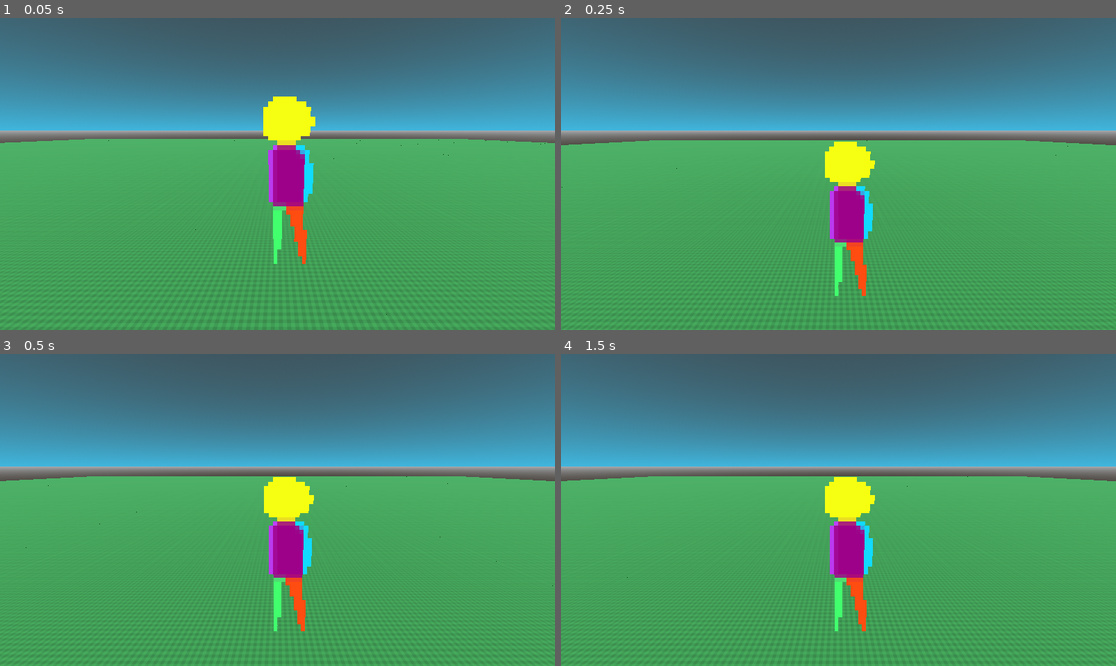
Above: before the commit, frames 1-4 (two rows, left to right).
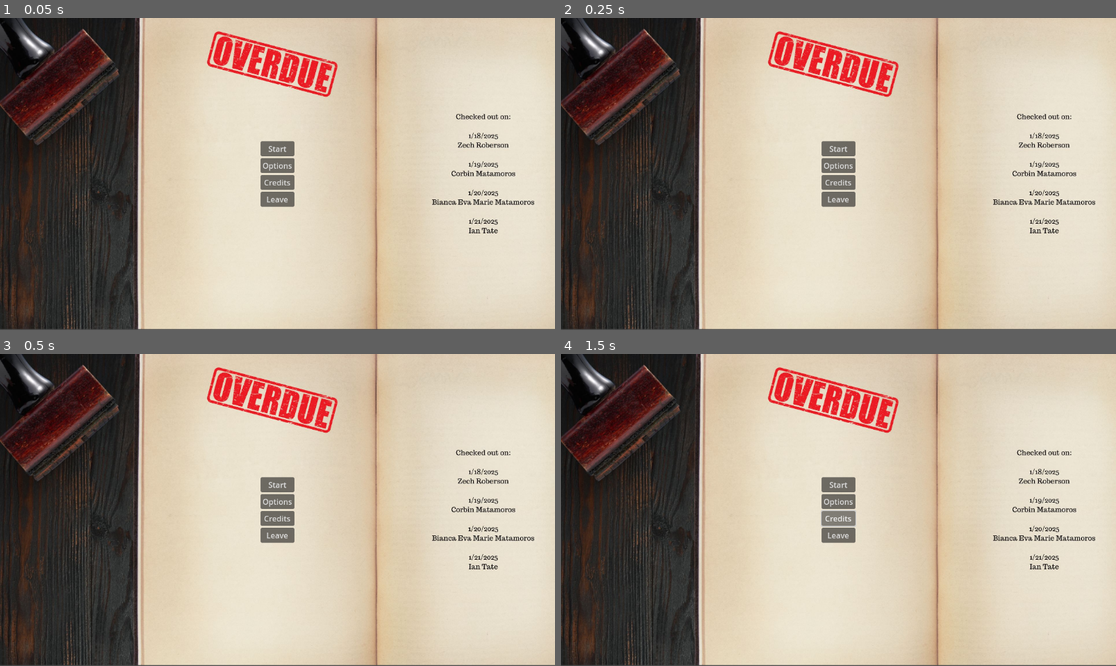
Above: after the commit, the same moments.

Repository: zech-roberson/game-jammies
Game: Godot game, scene res://start_menu.tscn
The game is run twice, just before and just after one commit, with the same random seed, the same clock (stepped at 60 frames per second) and the same inputs. Before the commit the project starts from res://node_2d.tscn.
Inputs (mouse positions are in pixels of both pictures, inside the frame that each line leads up to):
- Up to frame 1 (0.05 s): no input
- Up to frame 2 (0.25 s): no input
- Up to frame 3 (0.5 s): no input
- Up to frame 4 (1.5 s): click (838, 500) at 0.5 s, where only the run after the commit has a clickable "Options"; click (838, 519) at 1.25 s, where only the run after the commit has a clickable "Credits"

The runs differ from the first frame. In frame 1, 100% of the frame differs, in the area x 0-100%, y 0-100%; in frame 2, 100%; in frame 3, 100%; in frame 4, 100%.

Commit message:
Functional Start Screen (WIP)

Diff:
--- a/project.godot
+++ b/project.godot
@@ -11,7 +11,7 @@
 [application]
 
 config/name="game jammies"
-run/main_scene="res://node_2d.tscn"
+run/main_scene="res://start_menu.tscn"
 config/features=PackedStringArray("4.3", "GL Compatibility")
 config/icon="res://icon.svg"
 
--- /dev/null
+++ b/start_menu.gd
@@ -0,0 +1,18 @@
+extends Control
+
+
+
+func _on_start_pressed() -> void:
+	get_tree().change_scene_to_file("res://node_2d.tscn")
+
+
+func _on_options_pressed() -> void:
+	pass # Replace with function body.
+
+
+func _on_credits_pressed() -> void:
+	pass # Replace with function body.
+
+
+func _on_leave_pressed() -> void:
+	get_tree().quit()
--- /dev/null
+++ b/start_menu.tscn
@@ -0,0 +1,64 @@
+[gd_scene load_steps=4 format=3 uid="uid://pvlyqtmbtktg"]
+
+[ext_resource type="Script" path="res://start_menu.gd" id="1_4g2wv"]
+[ext_resource type="Texture2D" uid="uid://dnlm70bbbg4tj" path="res://sprites/Overdue.jpg" id="2_1lkqw"]
+
+[sub_resource type="Theme" id="Theme_3rpyu"]
+default_base_scale = 1.16
+
+[node name="Start Menu" type="Control"]
+layout_mode = 3
+anchors_preset = 15
+anchor_right = 1.0
+anchor_bottom = 1.0
+grow_horizontal = 2
+grow_vertical = 2
+script = ExtResource("1_4g2wv")
+
+[node name="CenterContainer" type="CenterContainer" parent="."]
+layout_mode = 1
+anchors_preset = 13
+anchor_left = 0.5
+anchor_right = 0.5
+anchor_bottom = 1.0
+offset_left = -35.0
+offset_right = 35.0
+grow_horizontal = 2
+grow_vertical = 2
+theme = SubResource("Theme_3rpyu")
+
+[node name="Sprite2D" type="Sprite2D" parent="CenterContainer"]
+position = Vector2(35, 323)
+scale = Vector2(0.60026, 0.597685)
+texture = ExtResource("2_1lkqw")
+
+[node name="MarginContainer" type="MarginContainer" parent="CenterContainer"]
+layout_mode = 2
+
+[node name="VBoxContainer" type="VBoxContainer" parent="CenterContainer/MarginContainer"]
+layout_mode = 2
+
+[node name="Start" type="Button" parent="CenterContainer/MarginContainer/VBoxContainer"]
+layout_mode = 2
+text = "Start
+"
+
+[node name="Options" type="Button" parent="CenterContainer/MarginContainer/VBoxContainer"]
+layout_mode = 2
+text = "Options
+"
+
+[node name="Credits" type="Button" parent="CenterContainer/MarginContainer/VBoxContainer"]
+layout_mode = 2
+text = "Credits
+"
+
+[node name="Leave" type="Button" parent="CenterContainer/MarginContainer/VBoxContainer"]
+layout_mode = 2
+text = "Leave
+"
+
+[connection signal="pressed" from="CenterContainer/MarginContainer/VBoxContainer/Start" to="." method="_on_start_pressed"]
+[connection signal="pressed" from="CenterContainer/MarginContainer/VBoxContainer/Options" to="." method="_on_options_pressed"]
+[connection signal="pressed" from="CenterContainer/MarginContainer/VBoxContainer/Credits" to="." method="_on_credits_pressed"]
+[connection signal="pressed" from="CenterContainer/MarginContainer/VBoxContainer/Leave" to="." method="_on_leave_pressed"]
Binary file added: sprites/Overdue.jpg
Not shown, added: sprites/Overdue.jpg.import
